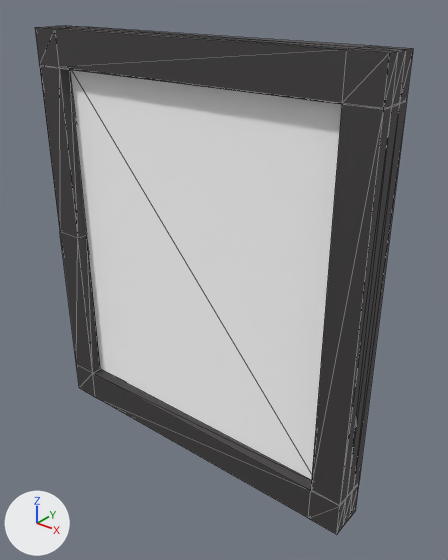
Before and after pictures for a commit that changed the glTF model public/Models/Window_Frame.glb.
The view is the same before and after, from a 50 mm lens placed at (1.97, -2.23, 1.38), pointed at (0.13, 0.07, -0.05). Arrows for +X, +Y and +Z are at lower left; the lights stay in place. Mesh edges are drawn as thin lines. Where no turn or scale is listed for an object, it has been applied to the vertices. Vertices at the same position are counted once.

Names of what the first picture shows: 'Glass', 'Window_Frame'.
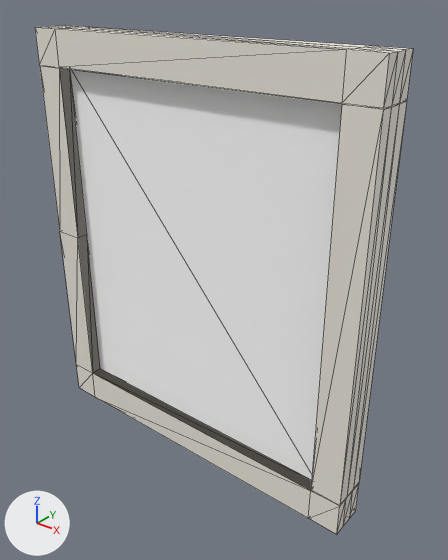
The change, as a diff of the scene's bpy script:
```diff
--- a/public/Models/Window_Frame.glb.py
+++ b/public/Models/Window_Frame.glb.py
@@ mat_white @@
+mat_white = principled_material('White')
+mat_white.base_color = (0.88, 0.839, 0.753)  # white #f1ece1
@@ me_cube @@
 me_cube.from_pydata(...)  # 90 vertices, 180 faces; spans x -1.0..1.0, y -0.1..0.1, z -1.15..1.15
 # used by ob_window_frame; location = (0.0, 0.0, 0.0)
-me_cube.materials.append(mat_wood)  # picture img_wood_texture
+# me_cube part 1: 163 faces spanning x -1.0..1.0, y -0.1..0.1, z -1.15..1.15 switch from mat_metal (dark grey #676464) to mat_white (white #f1ece1)
```

Where the change shows, as pixel boxes [x1, y1, x2, y2] in the pictures (448 x 560 px):
part 1 of me_cube, recoloured (black to grey): [35, 25, 413, 534] in both
